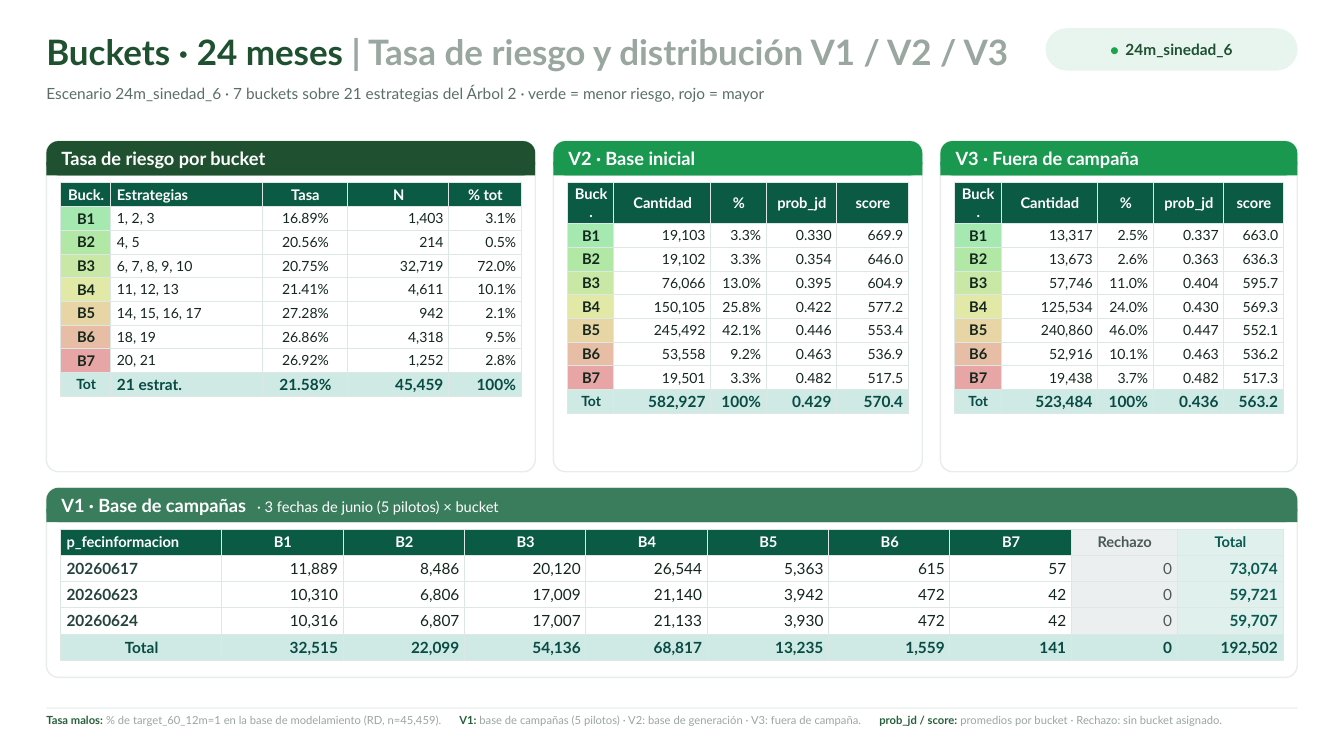
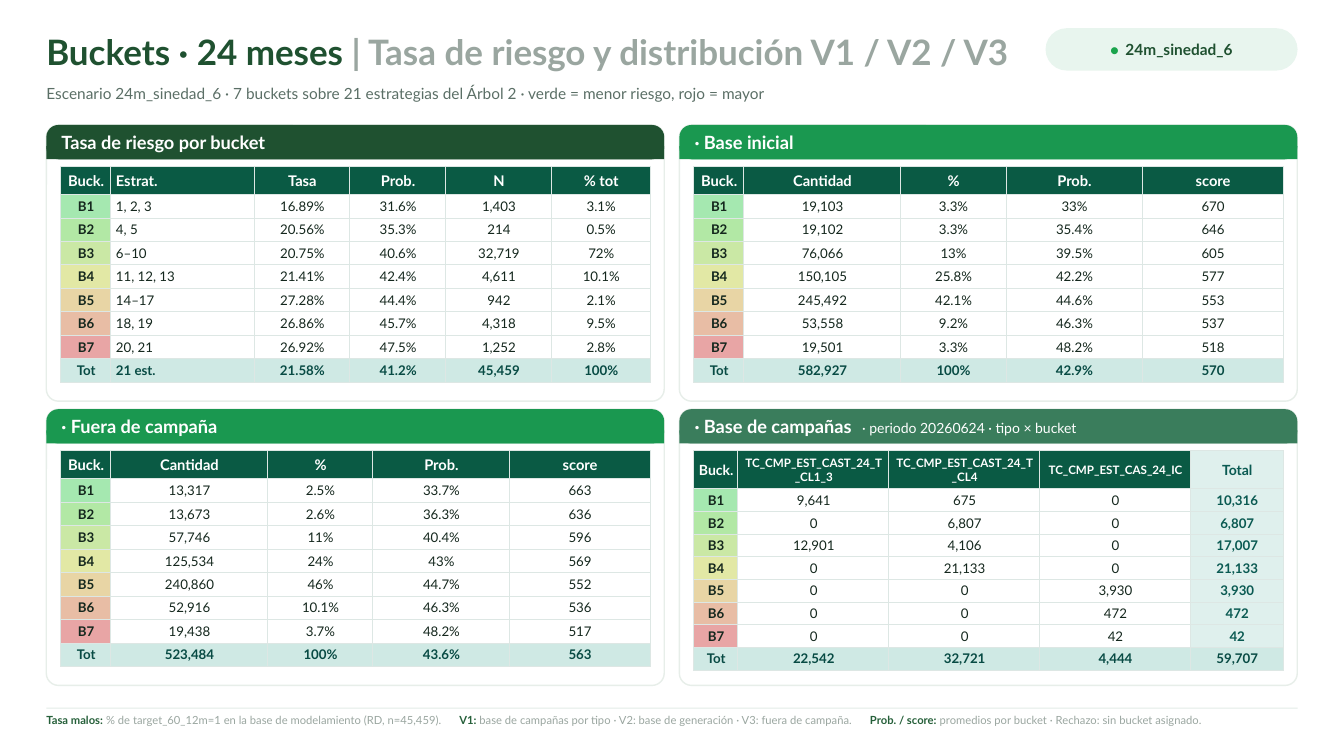
Before and after one commit to KARL961709/Controling, a slide deck: slide 1 of presentacion_buckets_v1v2v3.pptx. Drawn at 1344x756 pixels with LibreOffice and Linux fonts; fonts in the diff are those of the drawing. Boxes give left, top, right and bottom in pixels: in the first picture for what was removed or moved away, otherwise in the second. Text is boxed around its words. In the diff, an @@ line names an element or a change of style, - is before the commit and + after.

```diff
--- a/presentacion_buckets_v1v2v3.pptx
+++ b/presentacion_buckets_v1v2v3.pptx
@@ rounded rectangle: place and size @@
-rounded rectangle at <box>46,141,535,175</box>
+rounded rectangle at <box>46,125,664,159</box>
@@ rectangle: place and size @@
-rectangle at <box>46,162,535,175</box>
+rectangle at <box>46,146,664,159</box>
@@ rounded rectangle: place and size @@
-rounded rectangle at <box>46,141,535,472</box>
+rounded rectangle at <box>46,125,664,401</box>
@@ text "Tasa de riesgo por bucket": place and size @@
-text "Tasa de riesgo por bucket" at <box>61,151,265,169</box>
+text "Tasa de riesgo por bucket" at <box>61,135,265,153</box>
@@ rounded rectangle: place and size @@
-rounded rectangle at <box>554,141,923,472</box>
+rounded rectangle at <box>680,125,1298,401</box>
@@ rounded rectangle: place and size @@
-rounded rectangle at <box>554,141,923,175</box>
+rounded rectangle at <box>680,125,1298,159</box>
@@ rectangle: place and size @@
-rectangle at <box>554,162,923,175</box>
+rectangle at <box>680,146,1298,159</box>
@@ text at <box>704,135,794,149</box>: text changed @@
-V2 · Base inicial
+· Base inicial
@@ table at <box>60,166,650,382</box> @@
-column 2: Estrategias | 1, 2, 3 | 4, 5 | 6, 7, 8, 9, 10 | 11, 12, 13 | 14, 15, 16, 17 | 18, 19 | 20, 21 | 21 estrat.
+column 2: Estrat. | 1, 2, 3 | 4, 5 | 6–10 | 11, 12, 13 | 14–17 | 18, 19 | 20, 21 | 21 est.
+column 4: Prob. | 31.6% | 35.3% | 40.6% | 42.4% | 44.4% | 45.7% | 47.5% | 41.2%
-column 6, row 4: 72.0%
+column 6, row 4: 72%
@@ table: place and size @@
-table at <box>60,182,521,396</box>
+table at <box>60,166,650,382</box>
@@ table at <box>694,166,1284,382</box> @@
-row 1, column 4: prob_jd
+row 1, column 4: Prob.
-row 2, column 4: 0.330
+row 2, column 4: 33%
-row 2, column 5: 669.9
+row 2, column 5: 670
-row 3, column 4: 0.354
+row 3, column 4: 35.4%
-row 3, column 5: 646.0
+row 3, column 5: 646
-row 4: B3 | 76,066 | 13.0% | 0.395 | 604.9
+row 4: B3 | 76,066 | 13% | 39.5% | 605
-row 5, column 4: 0.422
+row 5, column 4: 42.2%
-row 5, column 5: 577.2
+row 5, column 5: 577
-row 6, column 4: 0.446
+row 6, column 4: 44.6%
-row 6, column 5: 553.4
+row 6, column 5: 553
-row 7, column 4: 0.463
+row 7, column 4: 46.3%
-row 7, column 5: 536.9
+row 7, column 5: 537
-row 8, column 4: 0.482
+row 8, column 4: 48.2%
-row 8, column 5: 517.5
+row 8, column 5: 518
-row 9, column 4: 0.429
+row 9, column 4: 42.9%
-row 9, column 5: 570.4
+row 9, column 5: 570
@@ size 10.5 to 9.5 pt in "B1", "B2", "B3", "B4" and 3 more places @@
@@ size 10 to 9.5 pt in "19,103", "3.3%", "19,102", "3.3%" and 10 more places @@
@@ size 11 to 9.5 pt in "582,927", "100%" @@
@@ alignment right to centre @@
@@ table: place and size @@
-table at <box>568,182,908,413</box>
+table at <box>694,166,1284,382</box>
@@ proportions changed in 4 elements at <box>46,125,664,401</box>, <box>680,125,1298,401</box>, <box>680,409,1298,686</box>, <box>46,409,664,686</box> @@
@@ rounded rectangle: place and size @@
-rounded rectangle at <box>941,141,1298,472</box>
+rounded rectangle at <box>46,409,664,686</box>
@@ rounded rectangle: place and size @@
-rounded rectangle at <box>941,141,1298,175</box>
+rounded rectangle at <box>46,409,664,444</box>
@@ text at <box>71,419,217,436</box>: text changed @@
-V3 · Fuera de campaña
+· Fuera de campaña
@@ rounded rectangle: place and size @@
-rounded rectangle at <box>46,488,1298,678</box>
+rounded rectangle at <box>680,409,1298,686</box>
@@ rounded rectangle: place and size @@
-rounded rectangle at <box>46,488,1298,522</box>
+rounded rectangle at <box>680,409,1298,444</box>
@@ text at <box>704,419,1076,436</box>: text changed; size 10.5 to 10 pt @@
-V1 · Base de campañas · 3 fechas de junio (5 pilotos) × bucket
+· Base de campañas · periodo 20260624 · tipo × bucket
@@ rectangle: place and size @@
-rectangle at <box>941,162,1298,175</box>
+rectangle at <box>46,431,664,444</box>
@@ rectangle: place and size @@
-rectangle at <box>46,509,1298,522</box>
+rectangle at <box>680,431,1298,444</box>
@@ table at <box>60,451,650,666</box> @@
-row 1, column 4: prob_jd
+row 1, column 4: Prob.
-row 2, column 4: 0.337
+row 2, column 4: 33.7%
-row 2, column 5: 663.0
+row 2, column 5: 663
-row 3, column 4: 0.363
+row 3, column 4: 36.3%
-row 3, column 5: 636.3
+row 3, column 5: 636
-row 4: B3 | 57,746 | 11.0% | 0.404 | 595.7
+row 4: B3 | 57,746 | 11% | 40.4% | 596
-row 5: B4 | 125,534 | 24.0% | 0.430 | 569.3
+row 5: B4 | 125,534 | 24% | 43% | 569
-row 6: B5 | 240,860 | 46.0% | 0.447 | 552.1
+row 6: B5 | 240,860 | 46% | 44.7% | 552
-row 7, column 4: 0.463
+row 7, column 4: 46.3%
-row 7, column 5: 536.2
+row 7, column 5: 536
-row 8, column 4: 0.482
+row 8, column 4: 48.2%
-row 8, column 5: 517.3
+row 8, column 5: 517
-row 9, column 4: 0.436
+row 9, column 4: 43.6%
-row 9, column 5: 563.2
+row 9, column 5: 563
@@ size 10.5 to 9.5 pt in "B1", "B2", "B3", "B4" and 3 more places @@
@@ size 10 to 9.5 pt in "13,317", "2.5%", "13,673", "2.6%" and 8 more places @@
@@ size 11 to 9.5 pt in "523,484", "100%" @@
@@ alignment right to centre @@
@@ table: place and size @@
-table at <box>955,182,1284,413</box>
+table at <box>60,451,650,666</box>
@@ table at <box>694,451,1285,670</box> @@
-p_fecinformacion | B1 | B2 | B3 | B4 | B5 | B6 | B7 | Rechazo | Total
-20260617 | 11,889 | 8,486 | 20,120 | 26,544 | 5,363 | 615 | 57 | 0 | 73,074
-20260623 | 10,310 | 6,806 | 17,009 | 21,140 | 3,942 | 472 | 42 | 0 | 59,721
-20260624 | 10,316 | 6,807 | 17,007 | 21,133 | 3,930 | 472 | 42 | 0 | 59,707
-Total | 32,515 | 22,099 | 54,136 | 68,817 | 13,235 | 1,559 | 141 | 0 | 192,502
+Buck. | TC_CMP_EST_CAST_24_T_CL1_3 | TC_CMP_EST_CAST_24_T_CL4 | TC_CMP_EST_CAS_24_IC | Total
+B1 | 9,641 | 675 | 0 | 10,316
+B2 | 0 | 6,807 | 0 | 6,807
+B3 | 12,901 | 4,106 | 0 | 17,007
+B4 | 0 | 21,133 | 0 | 21,133
+B5 | 0 | 0 | 3,930 | 3,930
+B6 | 0 | 0 | 472 | 472
+B7 | 0 | 0 | 42 | 42
+Tot | 22,542 | 32,721 | 4,444 | 59,707
@@ table: place and size @@
-table at <box>60,529,1280,660</box>
+table at <box>694,451,1285,670</box>
@@ text at <box>46,715,1201,726</box>: text changed @@
-Tasa malos: % de target_60_12m=1 en la base de modelamiento (RD, n=45,459). V1: base de campañas (5 pilotos) · V2: base de generación · V3: fuera de campaña. prob_jd / score: promedios por bucket · Rechazo: sin bucket asignado.
+Tasa malos: % de target_60_12m=1 en la base de modelamiento (RD, n=45,459). V1: base de campañas por tipo · V2: base de generación · V3: fuera de campaña. Prob. / score: promedios por bucket · Rechazo: sin bucket asignado.
```
Also in this commit, not shown: 3 other slides changed, 1 other file.
